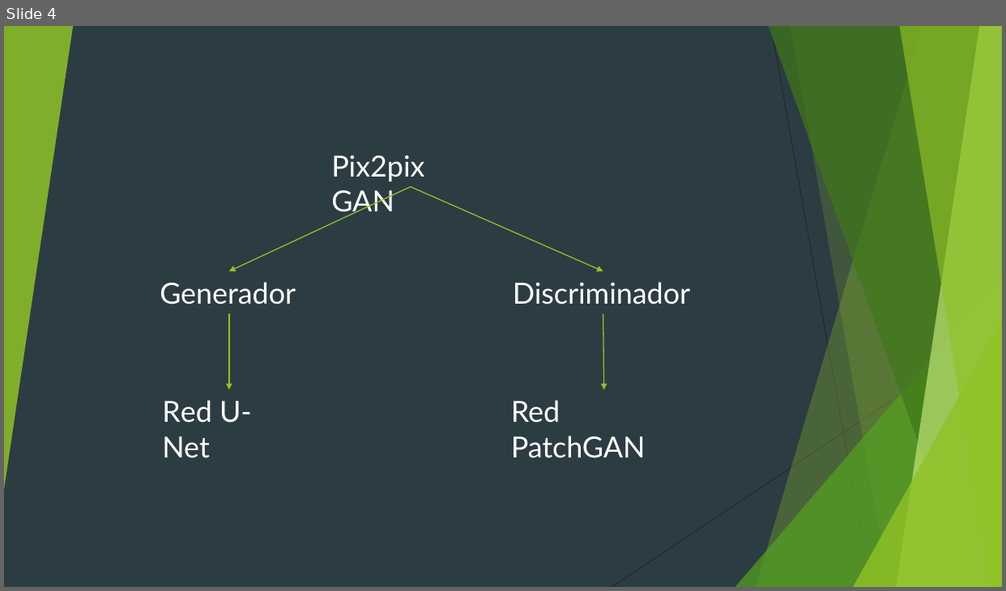
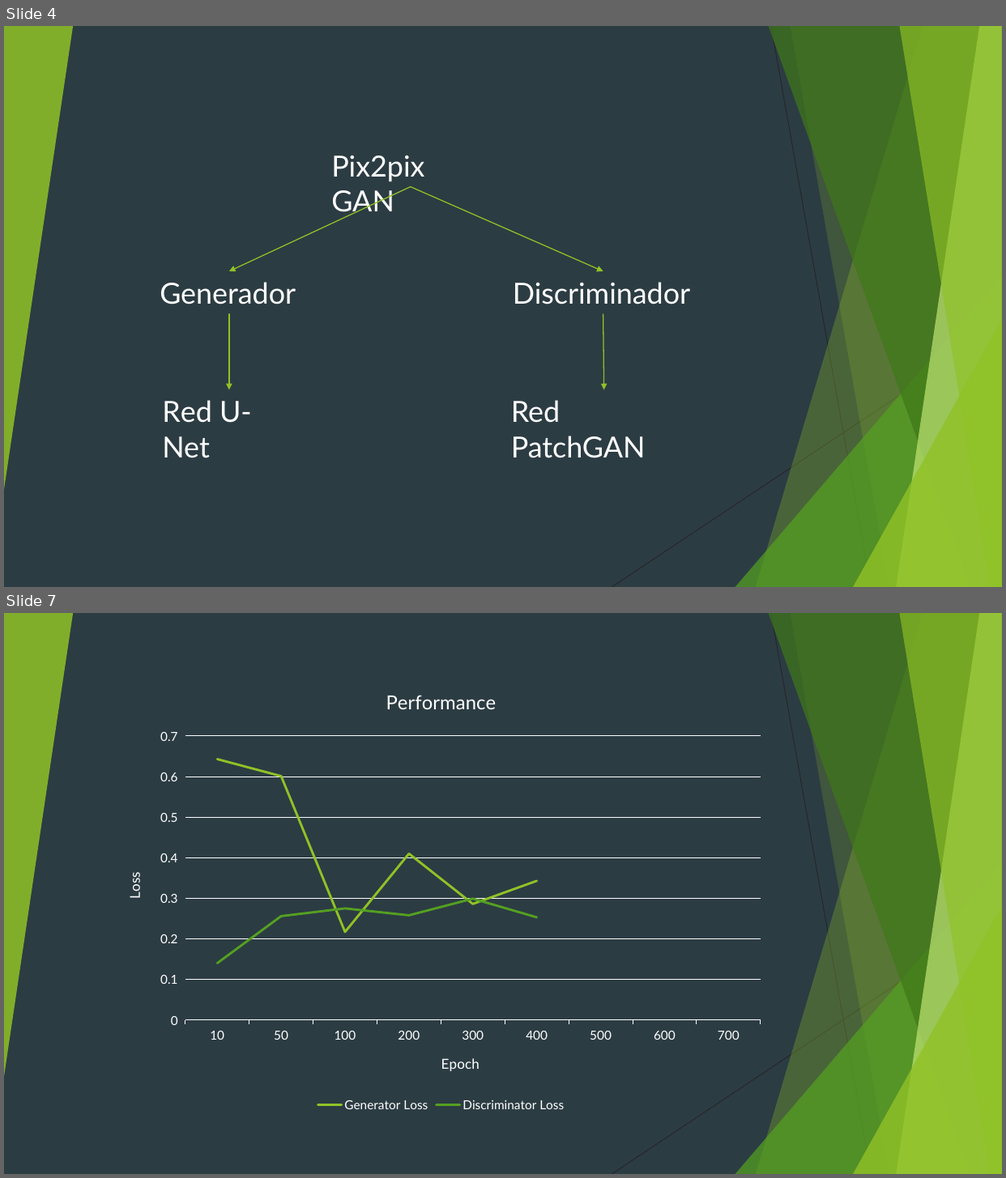
Before and after one commit to pixeldashgames/GANdela, a slide deck: GANdela.pptm. Shown one above the other, each under a label of ours: slide 4 before the commit, slides 4 and 7 after it; the slides between them are not shown. The pictures are 1006x591 and 1006x1178 pixels, drawn with LibreOffice and Linux fonts; fonts in the diff are those of the drawing. Boxes give left, top, right and bottom in pixels: in the first picture for what was removed or moved away, otherwise in the second. Text is boxed around its words. In the diff, an @@ line names an element or a change of style, - is before the commit and + after.

```diff
--- a/GANdela.pptm
+++ b/GANdela.pptm
@@ slide 7 added at bbox=[4, 613, 1002, 1174], background #2C3C43; not listed: 10 template elements that a slide beside it also shows @@
@@ line chart added at bbox=[108, 672, 774, 1116] @@
+title "Performance "
+categories: 10, 50, 100, 200, 300, 400, 500, 600, 700
+Generator Loss: 0.64, 0.6, 0.22, 0.41, 0.29, 0.34, -, -, -
+Discriminator Loss: 0.14, 0.26, 0.28, 0.26, 0.3, 0.25, -, -, -
```
Also in this commit, not shown: 2 slides changed, 7 other slides added, 2 slides removed, 11 other files.
